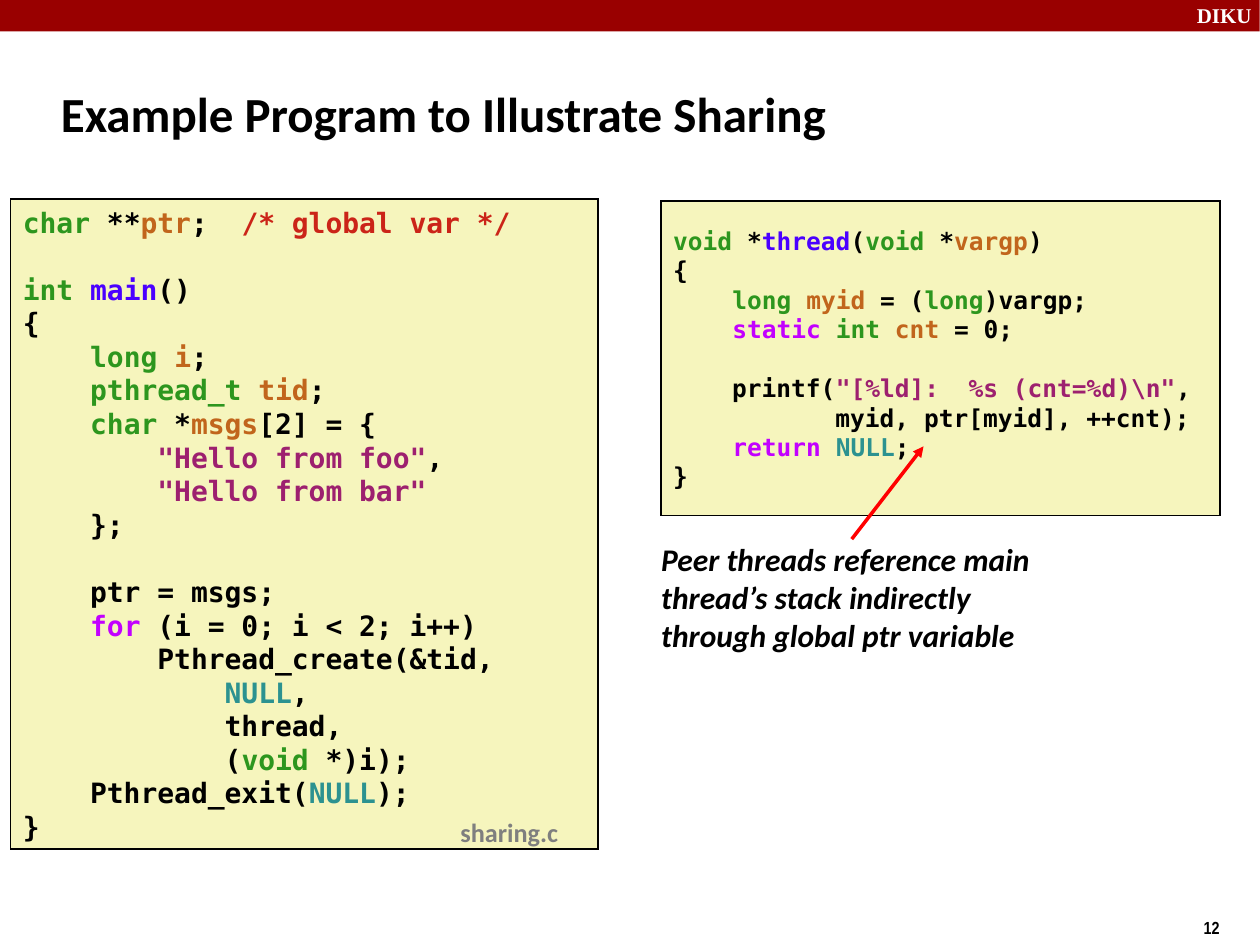
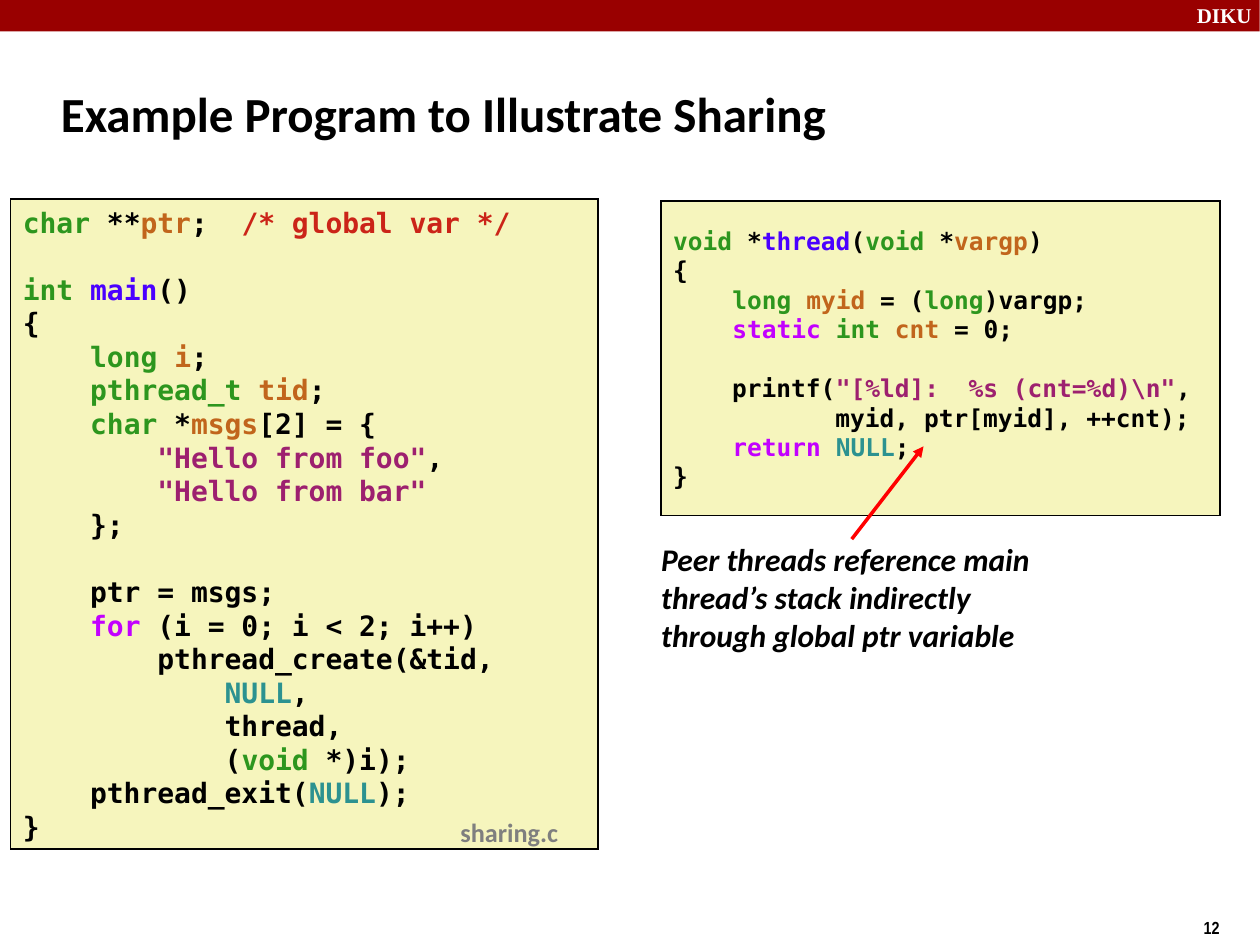
Before and after one commit to diku-dk/hpps-e2023-pub, a slide deck: slide 12 of material/6-l-2/concurrent programming II.odp. Drawn at 1260x945 pixels with LibreOffice and Linux fonts; fonts in the diff are those of the drawing. Boxes give left, top, right and bottom in pixels: in the first picture for what was removed or moved away, otherwise in the second. Text is boxed around its words. In the diff, an @@ line names an element or a change of style, - is before the commit and + after.

```diff
--- a/material/6-l-2/concurrent programming II.odp
+++ b/material/6-l-2/concurrent programming II.odp
@@ text in rectangle at (x1=157, y1=647, x2=493, y2=676): text changed @@
-Pthread_create(&tid,
+pthread_create(&tid,
@@ text in rectangle at (x1=90, y1=781, x2=410, y2=810): text changed @@
-Pthread_exit(NULL);
+pthread_exit(NULL);
```
Also in this commit, not shown: 9 other slides changed, 10 other files.
